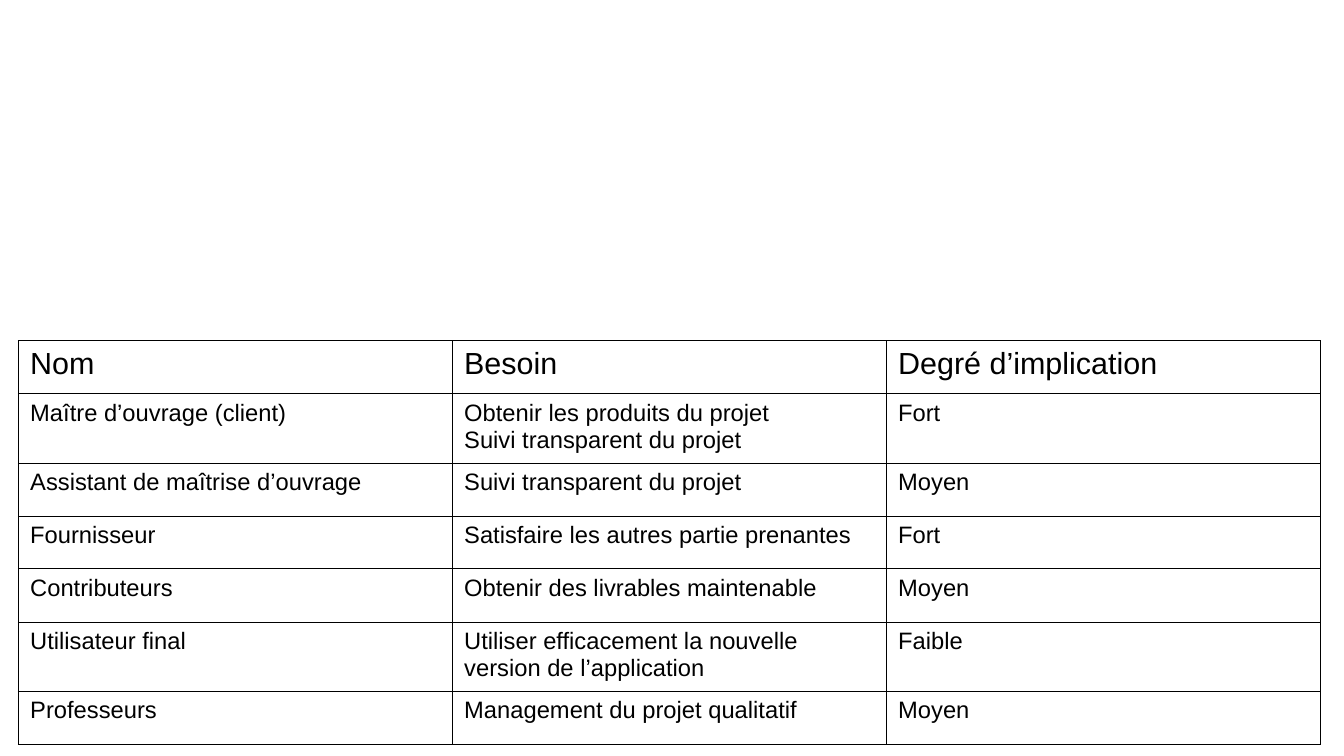
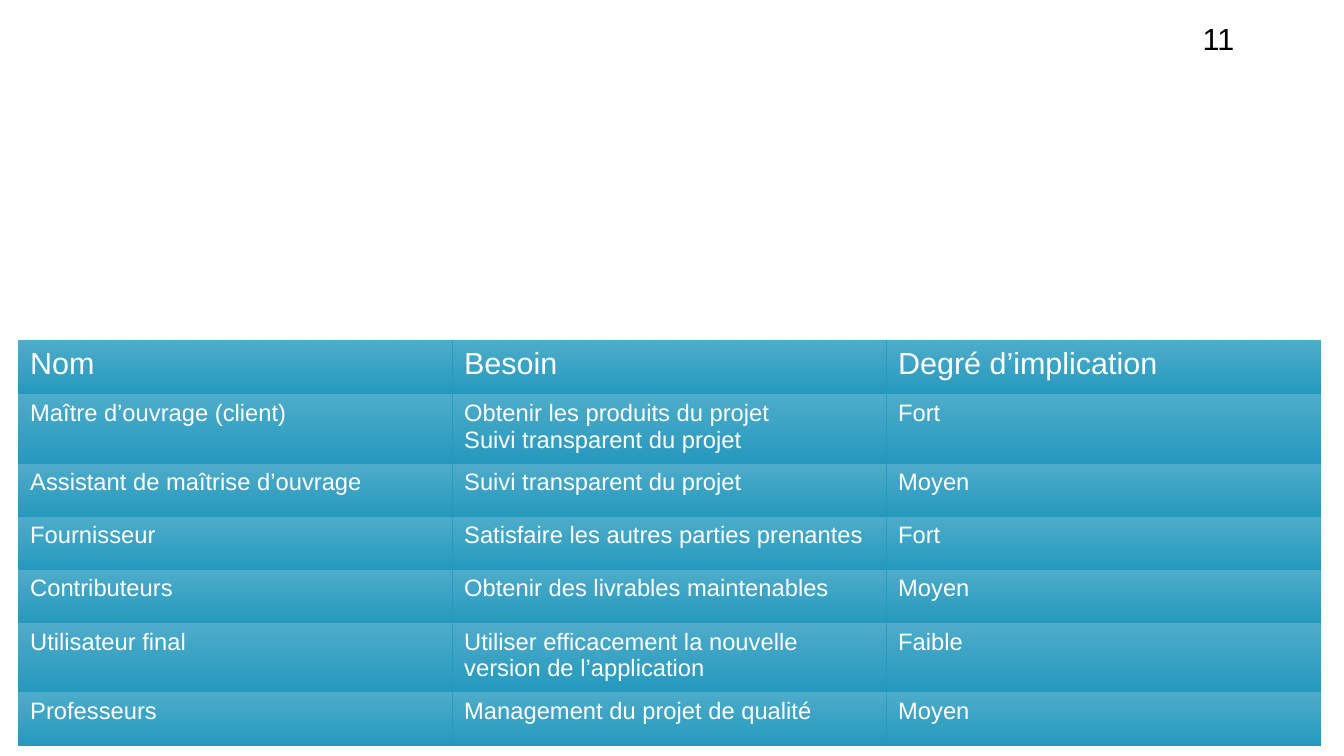
Before and after one commit to Szyckaa/UE-PROJET-DOCS-GESTION, a slide deck: slide 11 of Initialisation/Support de réunion de lancement.odp. Drawn at 1344x756 pixels with LibreOffice and Linux fonts; fonts in the diff are those of the drawing; background and template pictures are left out. Boxes give left, top, right and bottom in pixels: in the first picture for what was removed or moved away, otherwise in the second. Text is boxed around its words. In the diff, an @@ line names an element or a change of style, - is before the commit and + after.

```diff
--- a/Initialisation/Support de réunion de lancement.odp
+++ b/Initialisation/Support de réunion de lancement.odp
@@ page number added at [1203,29,1235,50], 18 pt, text #000000 @@
+11
@@ table at [18,341,1321,731] @@
-row 4, column 2: Satisfaire les autres partie prenantes
+row 4, column 2: Satisfaire les autres parties prenantes
-row 5, column 2: Obtenir des livrables maintenable
+row 5, column 2: Obtenir des livrables maintenables
-row 7, column 2: Management du projet qualitatif
+row 7, column 2: Management du projet de qualité
@@ fill none to gradient #2499BE in 21 cells @@
@@ text colour #000000 to #FFFFFF in "Nom", "Besoin", "Degré d’implication", "Maître d’ouvrage (client)" and 15 more places @@
@@ borders changed @@
```
Also in this commit, not shown: 31 other slides changed, 1 slide added, 13 slides removed, 4 other files.
